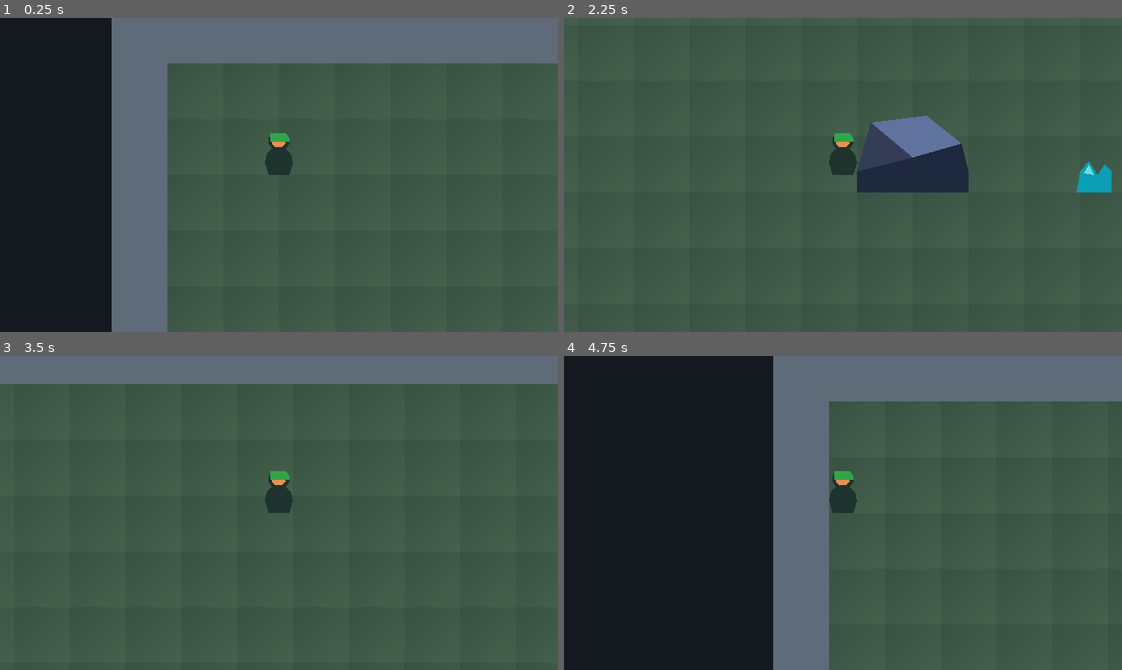
Above: before the commit, frames 1-4 (two rows, left to right).
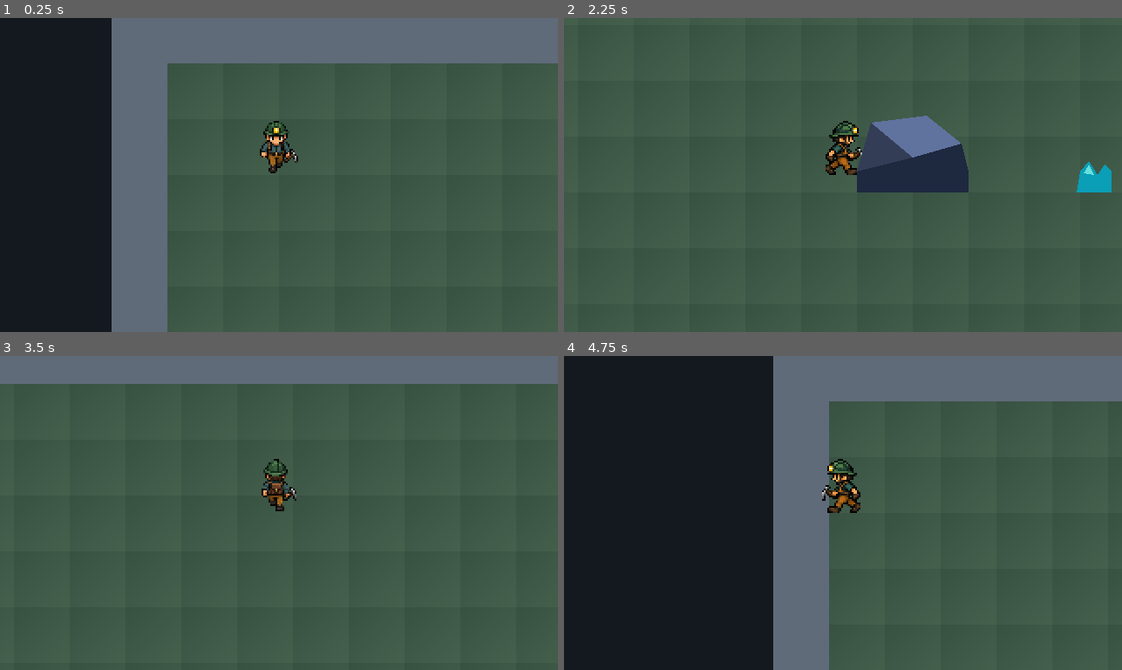
Above: after the commit, the same moments.

Repository: Piawanegawa/miners-heaven
Game: Godot game, scene res://scenes/world/test_area.tscn
Same seed, same stepped clock (60 frames per second), same inputs: the game is played once before the commit and once after it.
Inputs (mouse positions are in pixels of both pictures, inside the frame that each line leads up to):
- Up to frame 1 (0.25 s): no input
- Up to frame 2 (2.25 s): tap Enter at 0.5 s; move the mouse to (965, 159) at 0.52 s; hold D (ui_right) 0.53-1.28 s; click (965, 159) at 0.67 s; move the mouse to (731, 190) at 1.27 s; hold S (ui_down) 1.28-2.03 s; move the mouse to (898, 105) at 2.02 s; hold D (ui_right) from 2.03 s (still down)
- Up to frame 3 (3.5 s): tap Space at 2.75 s; move the mouse to (251, 575) at 2.77 s; release D (ui_right) at 2.78 s; hold W (ui_up) from 2.78 s (still down); click (251, 575) at 2.92 s
- Up to frame 4 (4.75 s): move the mouse to (1010, 560) at 3.52 s; release W (ui_up) at 3.53 s; hold A (ui_left) from 3.53 s (still down); move the mouse to (675, 465) at 4.27 s

The runs differ from the first frame. In frame 1, 0.7% of the frame differs, in the area x 46-54%, y 32-50%; in frame 2, 0.7%; in frame 3, 0.6%; in frame 4, 0.8%.

Commit message:
Add animated pixel-art miner walk cycle

Diff:
--- /dev/null
+++ b/assets/sprites/miner_walk_frames.tres
@@ -0,0 +1,105 @@
+[gd_resource type="SpriteFrames" format=3]
+
+[ext_resource type="Texture2D" path="res://assets/sprites/miner_walk_atlas.png" id="1_d1vif"]
+
+[sub_resource type="AtlasTexture" id="AtlasTexture_3o70w"]
+atlas = ExtResource("1_d1vif")
+region = Rect2(0, 32, 24, 32)
+
+[sub_resource type="AtlasTexture" id="AtlasTexture_nxiw2"]
+atlas = ExtResource("1_d1vif")
+region = Rect2(24, 32, 24, 32)
+
+[sub_resource type="AtlasTexture" id="AtlasTexture_hvkr0"]
+atlas = ExtResource("1_d1vif")
+region = Rect2(48, 32, 24, 32)
+
+[sub_resource type="AtlasTexture" id="AtlasTexture_hp82w"]
+atlas = ExtResource("1_d1vif")
+region = Rect2(72, 32, 24, 32)
+
+[sub_resource type="AtlasTexture" id="AtlasTexture_y1fe5"]
+atlas = ExtResource("1_d1vif")
+region = Rect2(0, 64, 24, 32)
+
+[sub_resource type="AtlasTexture" id="AtlasTexture_anyvb"]
+atlas = ExtResource("1_d1vif")
+region = Rect2(24, 64, 24, 32)
+
+[sub_resource type="AtlasTexture" id="AtlasTexture_vhjam"]
+atlas = ExtResource("1_d1vif")
+region = Rect2(48, 64, 24, 32)
+
+[sub_resource type="AtlasTexture" id="AtlasTexture_eqj6x"]
+atlas = ExtResource("1_d1vif")
+region = Rect2(72, 64, 24, 32)
+
+[sub_resource type="AtlasTexture" id="AtlasTexture_padvu"]
+atlas = ExtResource("1_d1vif")
+region = Rect2(0, 0, 24, 32)
+
+[sub_resource type="AtlasTexture" id="AtlasTexture_optok"]
+atlas = ExtResource("1_d1vif")
+region = Rect2(24, 0, 24, 32)
+
+[sub_resource type="AtlasTexture" id="AtlasTexture_2brxc"]
+atlas = ExtResource("1_d1vif")
+region = Rect2(48, 0, 24, 32)
+
+[sub_resource type="AtlasTexture" id="AtlasTexture_ptjfy"]
+atlas = ExtResource("1_d1vif")
+region = Rect2(72, 0, 24, 32)
+
+[resource]
+animations = [{
+"frames": [{
+"duration": 1.0,
+"texture": SubResource("AtlasTexture_3o70w")
+}, {
+"duration": 1.0,
+"texture": SubResource("AtlasTexture_nxiw2")
+}, {
+"duration": 1.0,
+"texture": SubResource("AtlasTexture_hvkr0")
+}, {
+"duration": 1.0,
+"texture": SubResource("AtlasTexture_hp82w")
+}],
+"loop": 1,
+"name": &"walk_down",
+"speed": 8.0
+}, {
+"frames": [{
+"duration": 1.0,
+"texture": SubResource("AtlasTexture_y1fe5")
+}, {
+"duration": 1.0,
+"texture": SubResource("AtlasTexture_anyvb")
+}, {
+"duration": 1.0,
+"texture": SubResource("AtlasTexture_vhjam")
+}, {
+"duration": 1.0,
+"texture": SubResource("AtlasTexture_eqj6x")
+}],
+"loop": 1,
+"name": &"walk_side",
+"speed": 8.0
+}, {
+"frames": [{
+"duration": 1.0,
+"texture": SubResource("AtlasTexture_padvu")
+}, {
+"duration": 1.0,
+"texture": SubResource("AtlasTexture_optok")
+}, {
+"duration": 1.0,
+"texture": SubResource("AtlasTexture_2brxc")
+}, {
+"duration": 1.0,
+"texture": SubResource("AtlasTexture_ptjfy")
+}],
+"loop": 1,
+"name": &"walk_up",
+"speed": 8.0
+}]
--- a/scenes/player/player.tscn
+++ b/scenes/player/player.tscn
@@ -1,6 +1,7 @@
-[gd_scene load_steps=3 format=3]
+[gd_scene load_steps=4 format=3]
 
 [ext_resource type="Script" path="res://scripts/presentation/player_controller.gd" id="1_controller"]
+[ext_resource type="SpriteFrames" path="res://assets/sprites/miner_walk_frames.tres" id="2_sprite_frames"]
 
 [sub_resource type="RectangleShape2D" id="Rectangle_player"]
 size = Vector2(16, 12)
@@ -15,17 +16,11 @@
 position = Vector2(0, -6)
 shape = SubResource("Rectangle_player")
 
-[node name="Visual" type="Polygon2D" parent="."]
-color = Color(0.12, 0.2, 0.18, 1)
-polygon = PackedVector2Array(-3, -24, 3, -24, 6, -21, 6, -18, 4, -15, 7, -12, 8, -7, 6, 0, -6, 0, -8, -7, -7, -12, -4, -15, -6, -18, -6, -21)
-
-[node name="Face" type="Polygon2D" parent="Visual"]
-color = Color(0.94, 0.55, 0.31, 1)
-polygon = PackedVector2Array(-3, -21, 3, -21, 4, -18, 2, -16, -2, -16, -4, -18)
-
-[node name="Hat" type="Polygon2D" parent="Visual"]
-color = Color(0.18, 0.66, 0.28, 1)
-polygon = PackedVector2Array(-5, -24, 4, -24, 6, -21, 6, -19, -5, -19)
+[node name="Visual" type="AnimatedSprite2D" parent="."]
+texture_filter = 1
+position = Vector2(0, -16)
+sprite_frames = ExtResource("2_sprite_frames")
+animation = &"walk_down"
 
 [node name="Camera2D" type="Camera2D" parent="."]
 zoom = Vector2(2, 2)
--- a/scripts/presentation/player_controller.gd
+++ b/scripts/presentation/player_controller.gd
@@ -6,6 +6,9 @@
 @export var movement_speed: float = Movement.new().movement_speed
 
 var _movement = Movement.new()
+var _last_facing: Vector2 = Vector2.DOWN
+
+@onready var _visual: AnimatedSprite2D = $Visual
 
 
 func _physics_process(_delta: float) -> void:
@@ -15,3 +18,33 @@
 	)
 	velocity = _movement.normalize_direction(input_direction) * movement_speed
 	move_and_slide()
+	_update_visual(get_real_velocity())
+
+
+func _update_visual(actual_velocity: Vector2) -> void:
+	if actual_velocity.length_squared() < 0.01 or actual_velocity.dot(velocity) <= 0.0:
+		_visual.animation = _animation_for_facing(_last_facing)
+		_visual.flip_h = _last_facing == Vector2.LEFT
+		_visual.stop()
+		_visual.frame = 0
+		return
+
+	var horizontal_speed := absf(actual_velocity.x)
+	var vertical_speed := absf(actual_velocity.y)
+	if not is_equal_approx(horizontal_speed, vertical_speed):
+		if horizontal_speed > vertical_speed:
+			_last_facing = Vector2.LEFT if actual_velocity.x < 0.0 else Vector2.RIGHT
+		else:
+			_last_facing = Vector2.UP if actual_velocity.y < 0.0 else Vector2.DOWN
+
+	_visual.animation = _animation_for_facing(_last_facing)
+	_visual.flip_h = _last_facing == Vector2.LEFT
+	_visual.play()
+
+
+func _animation_for_facing(facing: Vector2) -> StringName:
+	if facing == Vector2.UP:
+		return &"walk_up"
+	if facing == Vector2.DOWN:
+		return &"walk_down"
+	return &"walk_side"
--- a/tests/test_playable_scene.gd
+++ b/tests/test_playable_scene.gd
@@ -48,14 +48,8 @@
 	else:
 		_expect(false, "player collision footprint is a compact rectangle at the ground anchor")
 	var visual = player.get_node_or_null("Visual")
-	_expect(visual is Polygon2D and visual.visible and visual.polygon.size() >= 3, "player has visible placeholder geometry")
-	if visual is Polygon2D:
-		var visual_top := 0.0
-		var visual_bottom := 0.0
-		for point in visual.polygon:
-			visual_top = minf(visual_top, point.y)
-			visual_bottom = maxf(visual_bottom, point.y)
-		_expect(visual_top <= -16.0 and absf(visual_bottom) < 0.01, "player visual extends upward from the ground anchor")
+	_expect(visual is AnimatedSprite2D and visual.visible, "player has a visible animated pixel-art sprite")
+	await _test_visual_animations(player)
 	var camera = player.get_node_or_null("Camera2D")
 	_expect(camera is Camera2D, "player includes following camera")
 	if camera is Camera2D:
@@ -168,6 +162,55 @@
 	await _ticks(2)
 
 
+func _test_visual_animations(player: CharacterBody2D) -> void:
+	var sprite = player.get_node_or_null("Visual")
+	if not sprite is AnimatedSprite2D:
+		return
+	var frames: SpriteFrames = sprite.sprite_frames
+	_expect(frames != null, "player sprite has animation frames")
+	if frames == null:
+		return
+	for animation_name in [&"walk_up", &"walk_down", &"walk_side"]:
+		_expect(frames.has_animation(animation_name), "%s animation exists" % animation_name)
+		if frames.has_animation(animation_name):
+			_expect(frames.get_frame_count(animation_name) == 4, "%s has four walk frames" % animation_name)
+	_expect(sprite.texture_filter == CanvasItem.TEXTURE_FILTER_NEAREST, "miner sprite uses nearest-neighbor filtering")
+	_expect(is_equal_approx(sprite.position.x, 0.0) and is_equal_approx(sprite.position.y, -16.0), "sprite's bottom-center aligns with the feet origin")
+	_expect(sprite.animation == &"walk_down" and not sprite.is_playing() and sprite.frame == 0, "player starts on the down-facing idle pose")
+
+	player.position = Vector2(96, 96)
+	Input.action_press("ui_right")
+	await _ticks(2)
+	_expect(sprite.animation == &"walk_side" and sprite.is_playing() and not sprite.flip_h, "rightward movement plays the side cycle facing right")
+	_release_input()
+	Input.action_press("ui_left")
+	await _ticks(2)
+	_expect(sprite.animation == &"walk_side" and sprite.is_playing() and sprite.flip_h, "leftward movement mirrors the side cycle")
+	_release_input()
+	Input.action_press("ui_up")
+	await _ticks(2)
+	_expect(sprite.animation == &"walk_up" and sprite.is_playing(), "upward movement plays the up cycle")
+	_release_input()
+	Input.action_press("ui_down")
+	await _ticks(2)
+	_expect(sprite.animation == &"walk_down" and sprite.is_playing(), "downward movement plays the down cycle")
+	Input.action_press("ui_right")
+	await _ticks(2)
+	_expect(sprite.animation == &"walk_down", "equal diagonal movement preserves the previous facing")
+	_release_input()
+	await _ticks(2)
+	_expect(not sprite.is_playing() and sprite.animation == &"walk_down" and sprite.frame == 0, "stopping returns to the last-facing idle pose")
+
+	player.position = Vector2(50, 96)
+	Input.action_press("ui_left")
+	await _ticks(10)
+	_expect(not sprite.is_playing(), "blocked movement does not play a walk cycle")
+	_expect(sprite.animation == &"walk_side" and sprite.flip_h, "blocked movement preserves the last left-facing pose")
+	_expect(player.get_slide_collision_count() > 0, "blocked animation check reached the wall through collision")
+	_release_input()
+	await _ticks(2)
+
+
 func _action_has_key(action: StringName, keycode: int) -> bool:
 	for input_event in InputMap.action_get_events(action):
 		if input_event is InputEventKey:
Binary file added: assets/sprites/miner_walk_atlas.png
Not shown, added: assets/sprites/miner_walk_atlas.png.import
Not shown, added: openspec/changes/archive/2026-10-18-miner-pixel-art-walk-animation/.openspec.yaml
Not shown, changed: README.md
Not shown, added: openspec/changes/archive/2026-10-18-miner-pixel-art-walk-animation/design.md
Not shown, added: openspec/changes/archive/2026-10-18-miner-pixel-art-walk-animation/proposal.md
Not shown, added: openspec/changes/archive/2026-10-18-miner-pixel-art-walk-animation/specs/top-down-game-foundation/spec.md
Not shown, added: openspec/changes/archive/2026-10-18-miner-pixel-art-walk-animation/tasks.md
Not shown, changed: openspec/specs/top-down-game-foundation/spec.md
